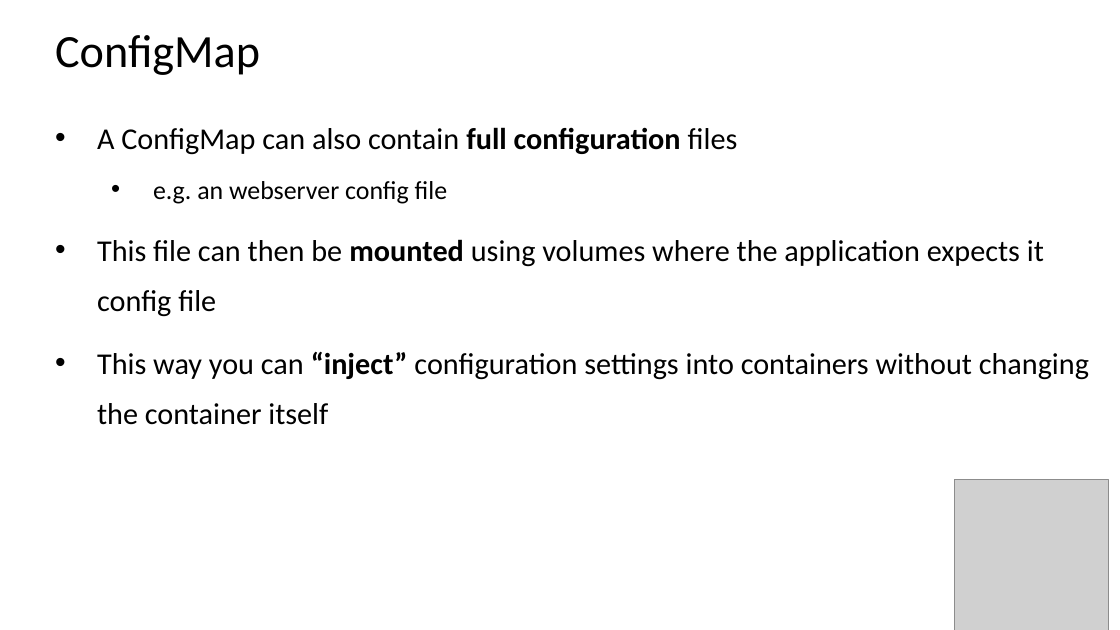
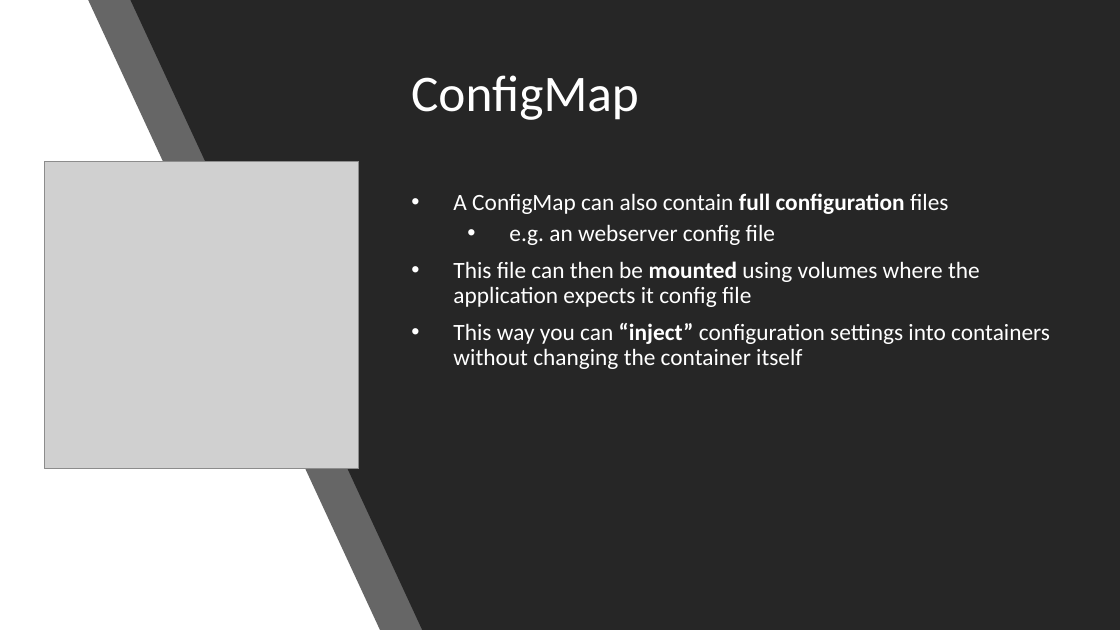
Before and after one commit to MohanRamadoss/kubernetes, a slide deck: slide 2 of 13-Config/config.pptx. Drawn at 1120x630 pixels with LibreOffice and Linux fonts; fonts in the diff are those of the drawing; grey boxes stand for pictures. Boxes give left, top, right and bottom in pixels: in the first picture for what was removed or moved away, otherwise in the second. Text is boxed around its words. In the diff, an @@ line names an element or a change of style, - is before the commit and + after.

```diff
--- a/13-Config/config.pptx
+++ b/13-Config/config.pptx
@@ background #FFFFFF to #000000 @@
@@ rectangle added at (0,0,1120,630), fill #FFFFFF @@
@@ freeform shape added at (88,0,1119,630), fill #262626 at 70% opacity @@
@@ freeform shape added at (130,0,1120,630), fill #262626 @@
@@ title "ConfigMap": place and size @@
-title "ConfigMap" at (55,35,260,75)
+title "ConfigMap" at (411,75,639,120)
@@ title "ConfigMap" at (411,75,639,120): size 39.6 to 44 pt, text colour #000000 to #FFFFFF @@
@@ picture: place and size @@
-picture at (954,480,1108,630)
+picture at (45,161,360,469)
@@ text "A ConfigMap can also contain ...": place and size @@
-text "A ConfigMap can also contain ..." at (97,127,1089,425)
+text "A ConfigMap can also contain ..." at (453,193,1050,369)
@@ text "A ConfigMap can also contain ..." at (453,193,1050,369): size 25.9 to 20 pt in "A ConfigMap can also contain full configuration ...", "This file can then be mounted using ...", "This way you can “inject” configuration settings ..."; text colour #000000 to #FFFFFF; size 22.2 to 20 pt in "e.g. an webserver config file"; line spacing 1.4 to 0.9 @@
```
Also in this commit, not shown: 5 other slides changed, 1 slide added, 1 slide removed, 8 other files.
